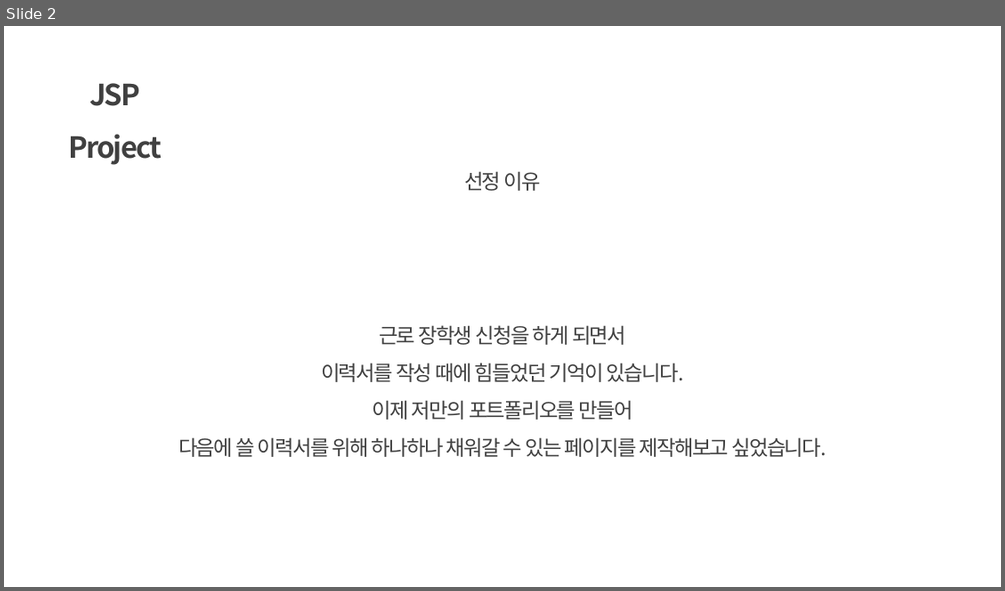
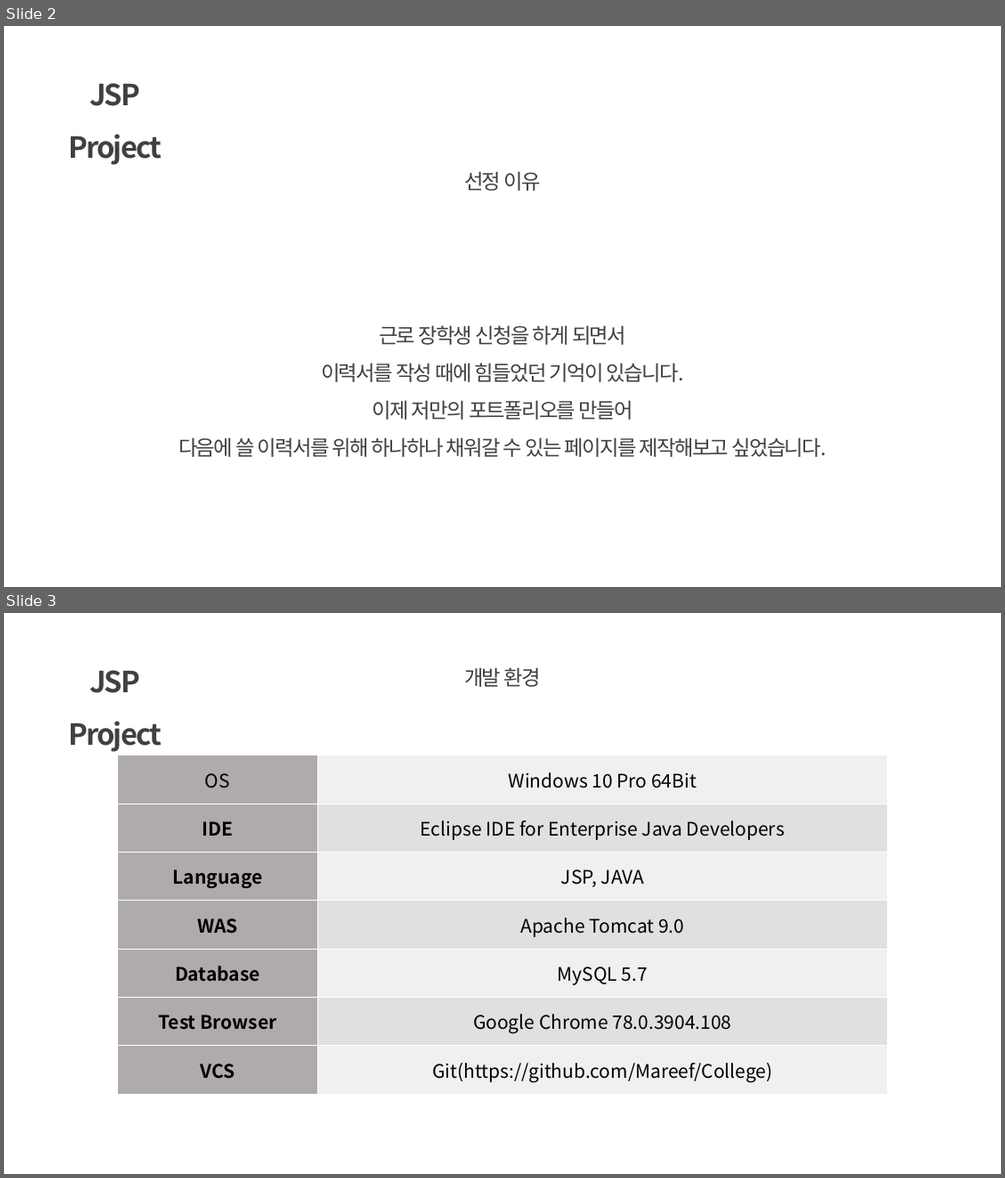
Before and after one commit to Mareef/College, a slide deck: jsp/project_201644008.pptx. Shown one above the other, each under a label of ours: slide 2 before the commit, slides 2 and 3 after it. The pictures are 1005x591 and 1005x1178 pixels, drawn with LibreOffice and Linux fonts; fonts in the diff are those of the drawing. Boxes give left, top, right and bottom in pixels: in the first picture for what was removed or moved away, otherwise in the second. Text is boxed around its words. In the diff, an @@ line names an element or a change of style, - is before the commit and + after.

```diff
--- a/jsp/project_201644008.pptx
+++ b/jsp/project_201644008.pptx
@@ slide 3 added at (x1=4, y1=613, x2=1001, y2=1174), background #FFFFFF @@
@@ text added at (x1=68, y1=670, x2=162, y2=752), 28 pt, text #404040, bold @@
+JSP Project
@@ text added at (x1=464, y1=667, x2=541, y2=687), 20 pt, text #404040 @@
+개발 환경
@@ table added at (x1=118, y1=755, x2=888, y2=1094), 7 rows, 2 columns @@
+OS | Windows 10 Pro 64Bit
+IDE | Eclipse IDE for Enterprise Java Developers
+Language | JSP, JAVA
+WAS | Apache Tomcat 9.0
+Database | MySQL 5.7
+Test Browser | Google Chrome 78.0.3904.108
+VCS | Git(https://github.com/Mareef/College)
```
Also in this commit, not shown: 3 slides changed, 4 other slides added, 1 slide removed, 5 other files.
